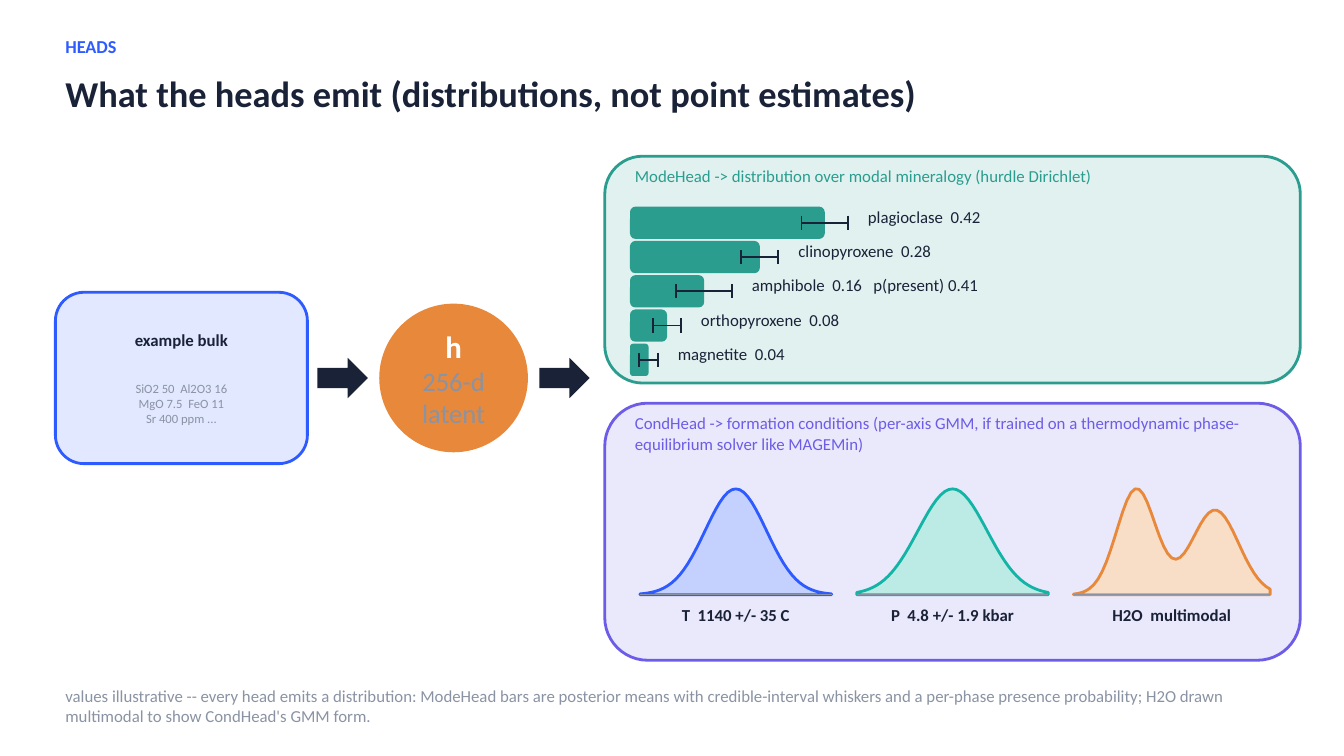
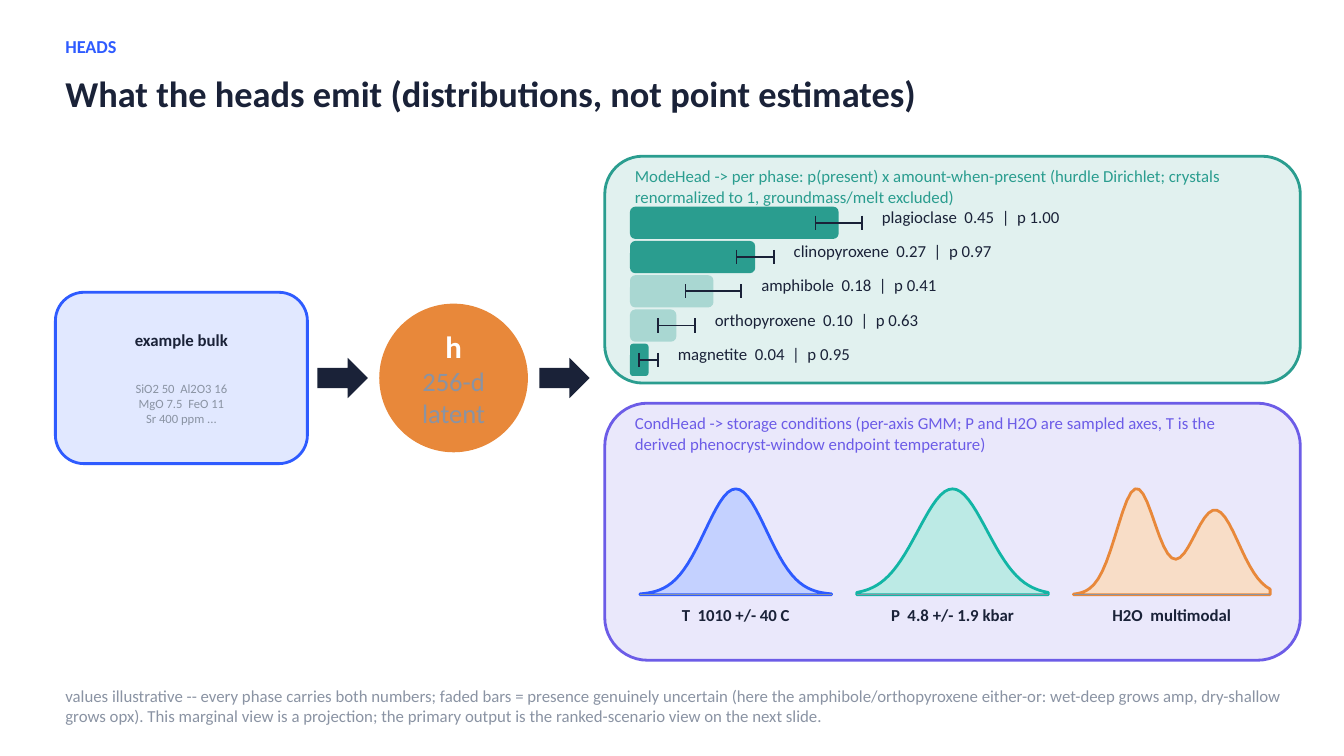
Before and after one commit to matthew-j-liu/phasecast, a slide deck: slide 12 of slides/overview.pptx. Drawn at 1344x756 pixels with LibreOffice and Linux fonts; fonts in the diff are those of the drawing. Boxes give left, top, right and bottom in pixels: in the first picture for what was removed or moved away, otherwise in the second. Text is boxed around its words. In the diff, an @@ line names an element or a change of style, - is before the commit and + after.

```diff
--- a/slides/overview.pptx
+++ b/slides/overview.pptx
@@ text at <box>635,170,1220,207</box>: text changed @@
-ModeHead -> distribution over modal mineralogy (hurdle Dirichlet)
+ModeHead -> per phase: p(present) x amount-when-present (hurdle Dirichlet; crystals renormalized to 1, groundmass/melt excluded)
@@ rounded rectangle: place and size @@
-rounded rectangle at <box>630,207,825,239</box>
+rounded rectangle at <box>630,207,839,239</box>
@@ 4 elbow lines: place and size @@
-4 elbow lines at <box>682,216,848,333</box>
+4 elbow lines at <box>695,216,862,333</box>
@@ text at <box>882,211,1060,226</box>: text changed @@
-plagioclase 0.42
+plagioclase 0.45 | p 1.00
@@ rounded rectangle: place and size @@
-rounded rectangle at <box>630,241,760,273</box>
+rounded rectangle at <box>630,241,755,273</box>
@@ 3 elbow lines: place and size @@
-3 elbow lines at <box>741,250,778,264</box>
+3 elbow lines at <box>737,250,774,264</box>
@@ text at <box>794,245,992,260</box>: text changed @@
-clinopyroxene 0.28
+clinopyroxene 0.27 | p 0.97
@@ rounded rectangle: place and size @@
-rounded rectangle at <box>630,275,705,308</box>
+rounded rectangle at <box>630,275,714,308</box>
@@ rounded rectangle at <box>630,275,714,308</box>: fill #2A9D8F to #A9D7D2 @@
@@ 3 elbow lines: place and size @@
-3 elbow lines at <box>677,284,732,298</box>
+3 elbow lines at <box>686,284,741,298</box>
@@ text at <box>761,279,937,294</box>: text changed @@
-amphibole 0.16 p(present) 0.41
+amphibole 0.18 | p 0.41
@@ rounded rectangle at <box>630,310,677,342</box>: fill #2A9D8F to #A9D7D2 @@
@@ rounded rectangle: place and size @@
-rounded rectangle at <box>630,310,667,342</box>
+rounded rectangle at <box>630,310,677,342</box>
@@ elbow line moved from (653, 319) - (653, 333) to (658, 319) - (658, 333) @@
@@ elbow line moved from (653, 326) - (682, 326) to (658, 326) - (695, 326) @@
@@ text at <box>715,314,918,329</box>: text changed @@
-orthopyroxene 0.08
+orthopyroxene 0.10 | p 0.63
@@ text at <box>678,348,850,363</box>: text changed @@
-magnetite 0.04
+magnetite 0.04 | p 0.95
@@ text at <box>635,417,1215,453</box>: text changed @@
-CondHead -> formation conditions (per-axis GMM, if trained on a thermodynamic phase-equilibrium solver like MAGEMin)
+CondHead -> storage conditions (per-axis GMM; P and H2O are sampled axes, T is the derived phenocryst-window endpoint temperature)
@@ text at <box>682,610,790,621</box>: text changed @@
-T 1140 +/- 35 C
+T 1010 +/- 40 C
@@ text at <box>65,690,1280,725</box>: text changed @@
-values illustrative -- every head emits a distribution: ModeHead bars are posterior means with credible-interval whiskers and a per-phase presence probability; H2O drawn multimodal to show CondHead's GMM form.
+values illustrative -- every phase carries both numbers; faded bars = presence genuinely uncertain (here the amphibole/orthopyroxene either-or: wet-deep grows amp, dry-shallow grows opx). This marginal view is a projection; the primary output is the ranked-scenario view on the next slide.
```
Also in this commit, not shown: 1 other slide changed, 1 slide added, 1 other file.
